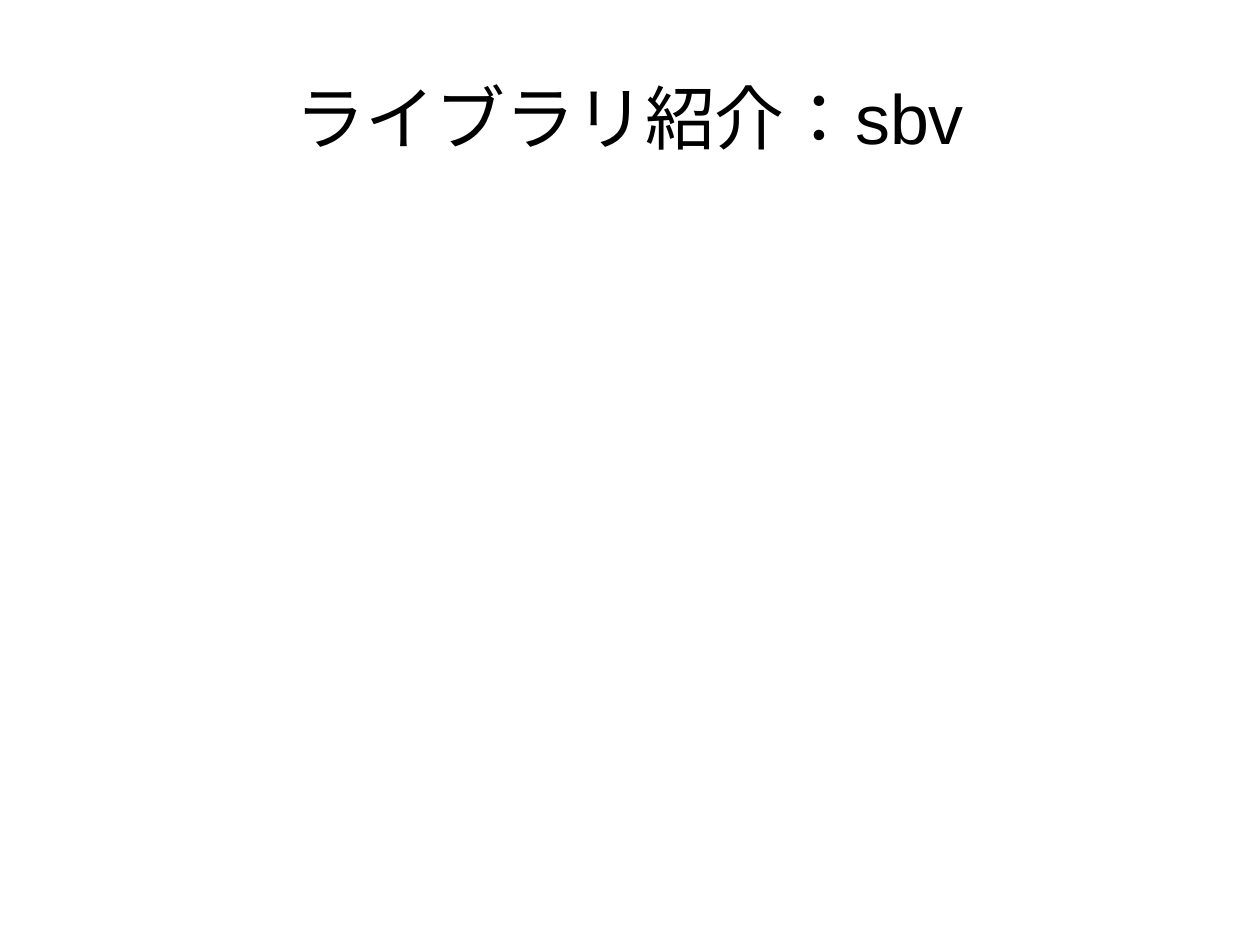
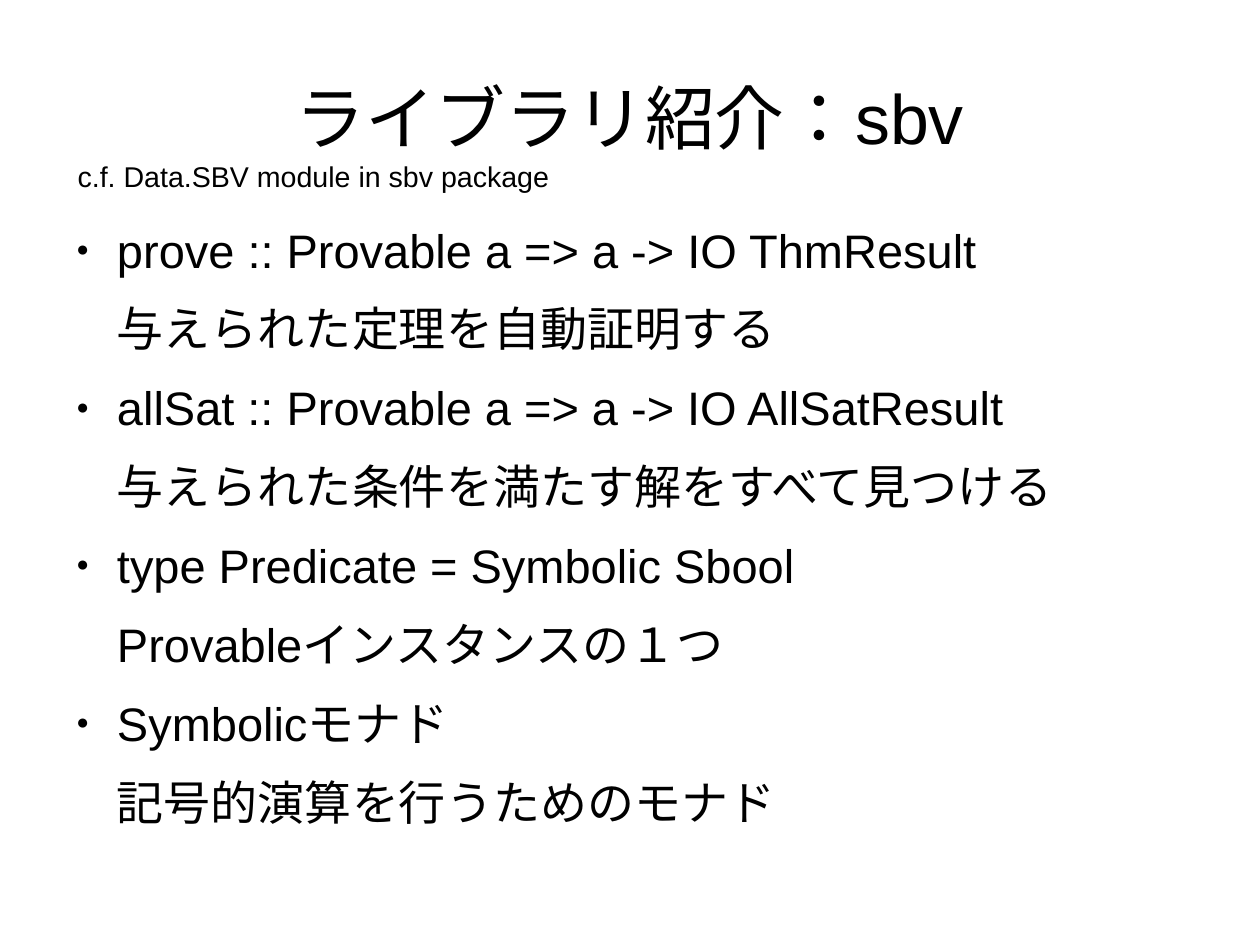
Before and after one commit to nushio3/practice, a slide deck: slide 40 of haskell-teaching/Tsukuba-2016.odp (slide 38 before the commit). Drawn at 1260x945 pixels with LibreOffice and Linux fonts; fonts in the diff are those of the drawing. Boxes give left, top, right and bottom in pixels: in the first picture for what was removed or moved away, otherwise in the second. Text is boxed around its words. In the diff, an @@ line names an element or a change of style, - is before the commit and + after.

```diff
--- a/haskell-teaching/Tsukuba-2016.odp
+++ b/haskell-teaching/Tsukuba-2016.odp
@@ text added at (x1=78, y1=166, x2=549, y2=193), 18 pt, text #000000 @@
+c.f. Data.SBV module in sbv package
@@ text added at (x1=117, y1=234, x2=1052, y2=824), 29.6 pt, text #000000 @@
+● prove :: Provable a => a -> IO ThmResult
+与えられた定理を自動証明する
+● allSat :: Provable a => a -> IO AllSatResult
+与えられた条件を満たす解をすべて見つける
+● type Predicate = Symbolic Sbool
+Provableインスタンスの１つ
+● Symbolicモナド
+記号的演算を行うためのモナド
```
Also in this commit, not shown: 3 slides added, 1 slide removed.
